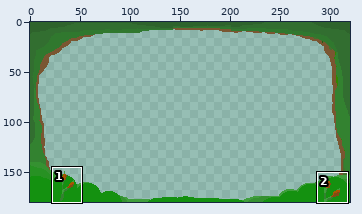
One commit to this pixel-art file: Assets/Art/backgroundish.ase. Above, an overview of the earlier version with the close-up marked.
Close-up. First the earlier version:
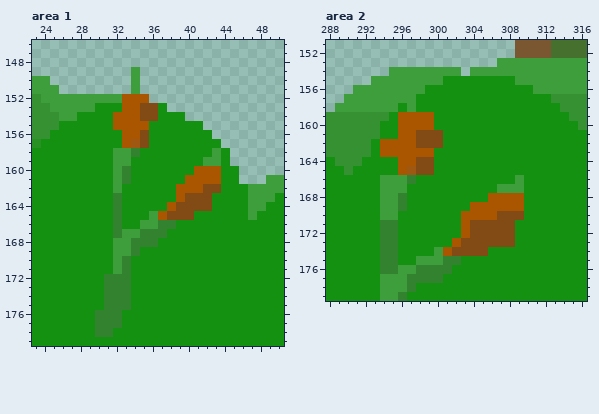
320x180 pixels, 1 frame. Shown: area 1: x 23..50, y 146..179; area 2: x 288..316, y 151..179.
After the commit:
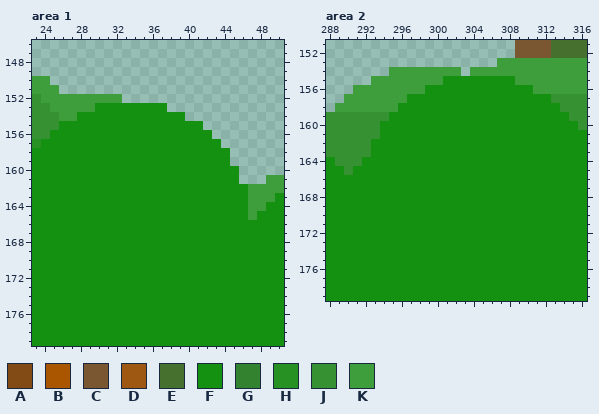
Palette (. is transparent): A #824b15  B #aa5500  C #7a5631  D #9e5811  E #45702e  F #149110  G #338230  H #279123  J #359131  K #3f9e3c
Message: took reeds out of bg
What changed:
--- area 1, layer "Layer 6"
@@ x 28..45 @@
 148 ..................
-149 ......K...........
-150 ......K...........
-151 ......K...........
-152 KKKKKBBB..........
-153 KKFFFBBAAF........
-154 FFFFBBBAAFFF......
-155 FFFFBBBBFFFFFF....
-156 FFFFFBBAFFFFFFF...
-157 FFFFFBDAFFFFFFFF..
-158 FFFFKKGFFFFFFFFKF.
-159 FFFFKKFFFFFFFFKKF.
-160 FFFFKGFFFFFFFBBBFF
-161 FFFFKGFFFFFFBBBBFF
-162 FFFFKFFFFFFBBBAAFF
-163 FFFFGFFFFFFBAAAFFF
-164 FFFFGFFFFFBAAAAFFF
-165 FFFFGFFFKBAAAFFFFF
-166 FFFFGFFKKGGFFFFFFF
-167 FFFFGKKGGGFFFFFFFF
-168 FFFFKKGGGFFFFFFFFF
-169 FFFFKKGFFFFFFFFFFF
-170 FFFFKGFFFFFFFFFFFF
-171 FFFFKGFFFFFFFFFFFF
-172 FFFGGGFFFFFFFFFFFF
-173 FFFGGGFFFFFFFFFFFF
-174 FFFGGGFFFFFFFFFFFF
-175 FFFGGGFFFFFFFFFFFF
-176 FFGGGFFFFFFFFFFFFF
-177 FFGGGFFFFFFFFFFFFF
-178 FFGGFFFFFFFFFFFFFF
+149 ..................
+150 ..................
+151 ..................
+152 KKKKK.............
+153 KKFFFFFFFF........
+154 FFFFFFFFFFFF......
+155 FFFFFFFFFFFFFF....
+156 FFFFFFFFFFFFFFF...
+157 FFFFFFFFFFFFFFFF..
+158 FFFFFFFFFFFFFFFFF.
+159 FFFFFFFFFFFFFFFFF.
+160 FFFFFFFFFFFFFFFFFF
+161 FFFFFFFFFFFFFFFFFF
+162 FFFFFFFFFFFFFFFFFF
+163 FFFFFFFFFFFFFFFFFF
+164 FFFFFFFFFFFFFFFFFF
+165 FFFFFFFFFFFFFFFFFF
+166 FFFFFFFFFFFFFFFFFF
+167 FFFFFFFFFFFFFFFFFF
+168 FFFFFFFFFFFFFFFFFF
+169 FFFFFFFFFFFFFFFFFF
+170 FFFFFFFFFFFFFFFFFF
+171 FFFFFFFFFFFFFFFFFF
+172 FFFFFFFFFFFFFFFFFF
+173 FFFFFFFFFFFFFFFFFF
+174 FFFFFFFFFFFFFFFFFF
+175 FFFFFFFFFFFFFFFFFF
+176 FFFFFFFFFFFFFFFFFF
+177 FFFFFFFFFFFFFFFFFF
+178 FFFFFFFFFFFFFFFFFF
 179 FFFFFFFFFFFFFFFFFF
--- area 2, layer "Layer 6"
@@ x 292..311 @@
 156 KKKKKKKFFFFFFFFFFFFK
-157 KKKKKKFFFFFFFFFFFFFF
-158 KKKKFKFFFFFFFFFFFFFF
-159 JJJFBBBBFFFFFFFFFFFF
-160 JJFFBBBBFFFFFFFFFFFF
-161 JJFFBBAAAFFFFFFFFFFF
-162 JFBBBBAAAFFFFFFFFFFF
-163 JFBBBBBBFFFFFFFFFFFF
-164 FFFFBBAAFFFFFFFFFFFF
-165 FFFFBDAAFFFFFFFFFFFF
-166 FFKKKGFFFFFFFFFFFKFF
-167 FFKKKFFFFFFFFFFKKKFF
-168 FFKKGFFFFFFFFFBBBBFF
-169 FFKKGFFFFFFFBBBBBBFF
-170 FFKKFFFFFFFBBBBAAAFF
-171 FFGGFFFFFFFBAAAAAFFF
-172 FFGGFFFFFFFBAAAAAFFF
-173 FFGGFFFFFFBAAAAAAFFF
-174 FFGGFFFFKBAAAAFFFFFF
-175 FFGGFFKKKGGFFFFFFFFF
-176 FFGGKKGGGGFFFFFFFFFF
-177 FFKKKGGGGFFFFFFFFFFF
-178 FFKKKGFFFFFFFFFFFFFF
-179 FFKKGFFFFFFFFFFFFFFF
+157 KKKKKFFFFFFFFFFFFFFF
+158 KKKKFFFFFFFFFFFFFFFF
+159 JJJFFFFFFFFFFFFFFFFF
+160 JJFFFFFFFFFFFFFFFFFF
+161 JJFFFFFFFFFFFFFFFFFF
+162 JFFFFFFFFFFFFFFFFFFF
+163 JFFFFFFFFFFFFFFFFFFF
+164 FFFFFFFFFFFFFFFFFFFF
+165 FFFFFFFFFFFFFFFFFFFF
+166 FFFFFFFFFFFFFFFFFFFF
+167 FFFFFFFFFFFFFFFFFFFF
+168 FFFFFFFFFFFFFFFFFFFF
+169 FFFFFFFFFFFFFFFFFFFF
+170 FFFFFFFFFFFFFFFFFFFF
+171 FFFFFFFFFFFFFFFFFFFF
+172 FFFFFFFFFFFFFFFFFFFF
+173 FFFFFFFFFFFFFFFFFFFF
+174 FFFFFFFFFFFFFFFFFFFF
+175 FFFFFFFFFFFFFFFFFFFF
+176 FFFFFFFFFFFFFFFFFFFF
+177 FFFFFFFFFFFFFFFFFFFF
+178 FFFFFFFFFFFFFFFFFFFF
+179 FFFFFFFFFFFFFFFFFFFF
Boxes around the changes in both close-ups, in picture pixels (x1, y1, x2, y2):
changed: (95, 67, 221, 337)
changed: (380, 94, 524, 301)
